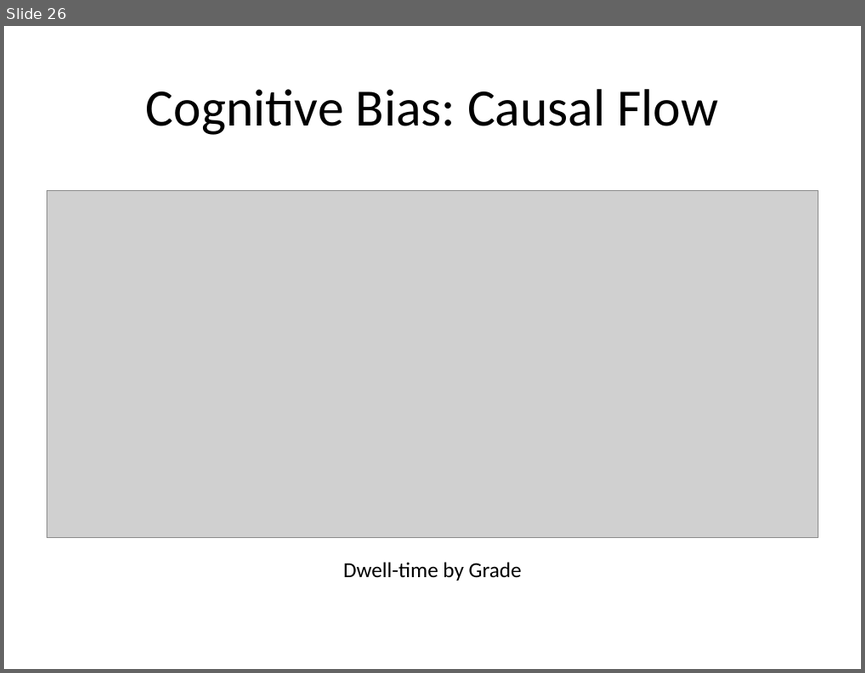
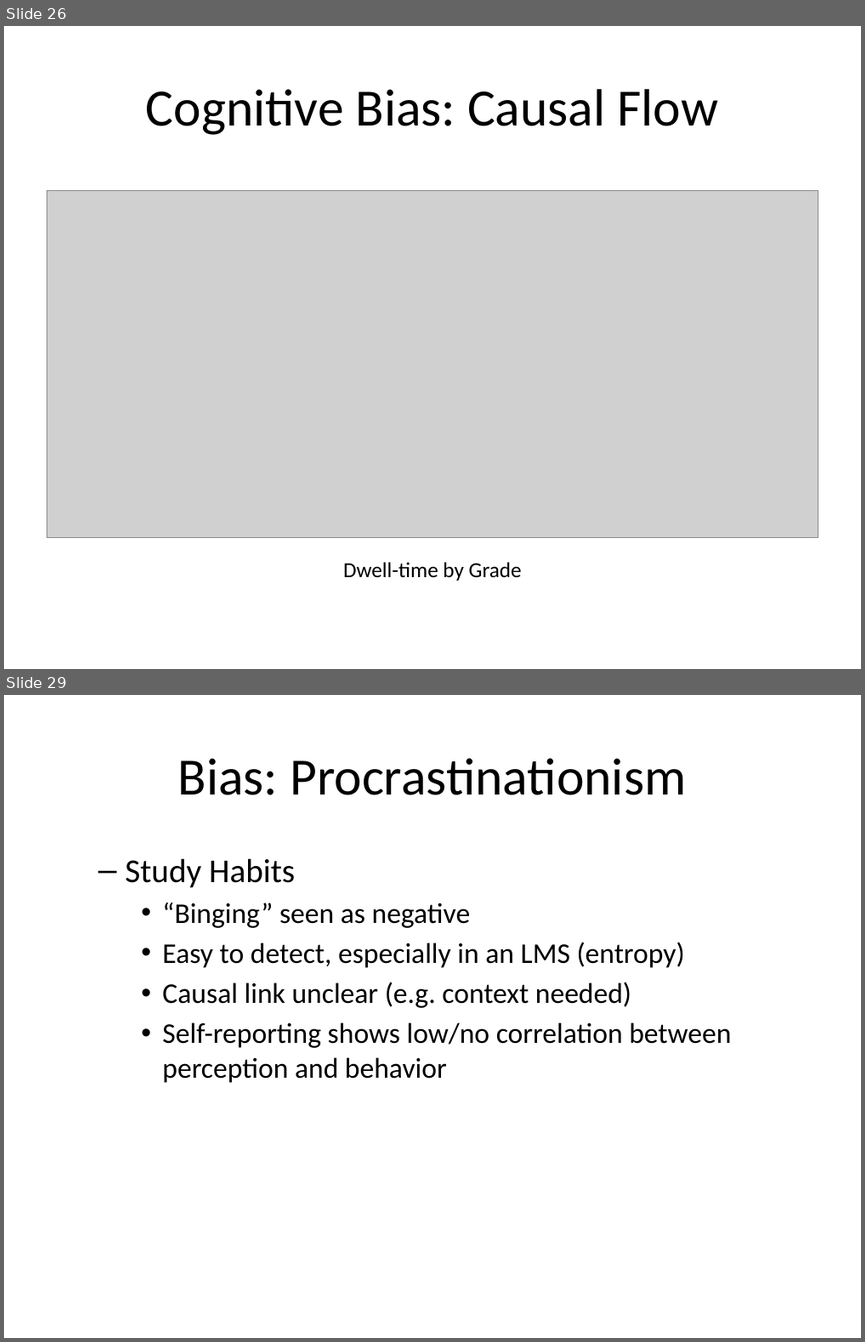
Before and after one commit to dietrichson/newport_2019, a slide deck: presentation/Learning_analytics_Newport_2019.pptx. Shown one above the other, each under a label of ours: slide 26 before the commit, slides 26 and 29 after it; the slides between them are not shown. The pictures are 865x673 and 865x1342 pixels, drawn with LibreOffice and Linux fonts; fonts in the diff are those of the drawing; grey boxes stand for pictures. Boxes give left, top, right and bottom in pixels: in the first picture for what was removed or moved away, otherwise in the second. Text is boxed around its words. In the diff, an @@ line names an element or a change of style, - is before the commit and + after.

```diff
--- a/presentation/Learning_analytics_Newport_2019.pptx
+++ b/presentation/Learning_analytics_Newport_2019.pptx
@@ slide 29 added at [4, 695, 861, 1338], background #FFFFFF @@
@@ title added at [178, 758, 686, 795], 44 pt, text #000000 @@
+Bias: Procrastinationism
@@ text added at [125, 858, 731, 1083], 24 pt, text #000000 @@
+  – Study Habits
+    • “Binging” seen as negative
+    • Easy to detect, especially in an LMS (entropy)
+    • Causal link unclear (e.g. context needed)
+    • Self-reporting shows low/no correlation between perception and behavior
```
Also in this commit, not shown: 7 slides changed, 13 other slides added, 2 slides removed, 12 other files.
